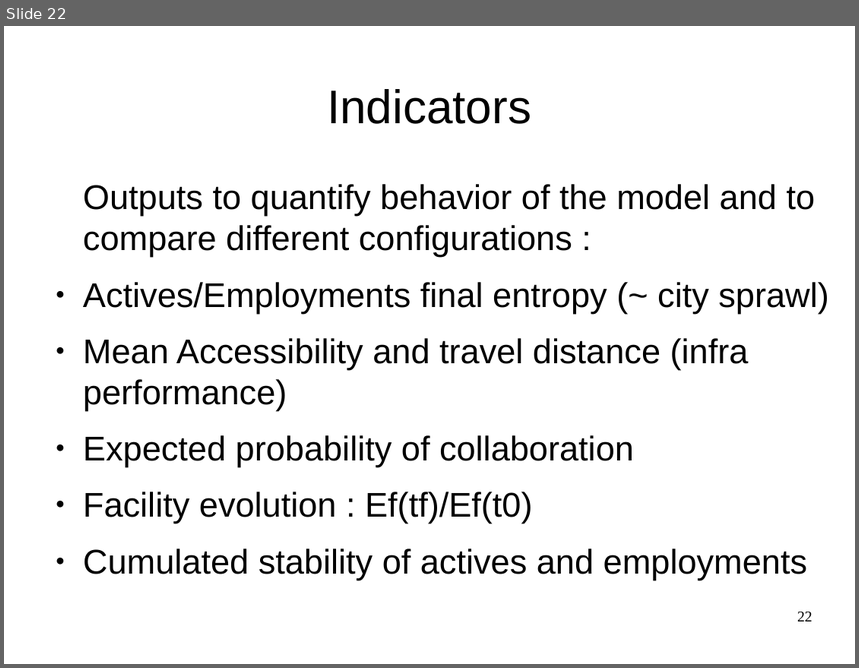
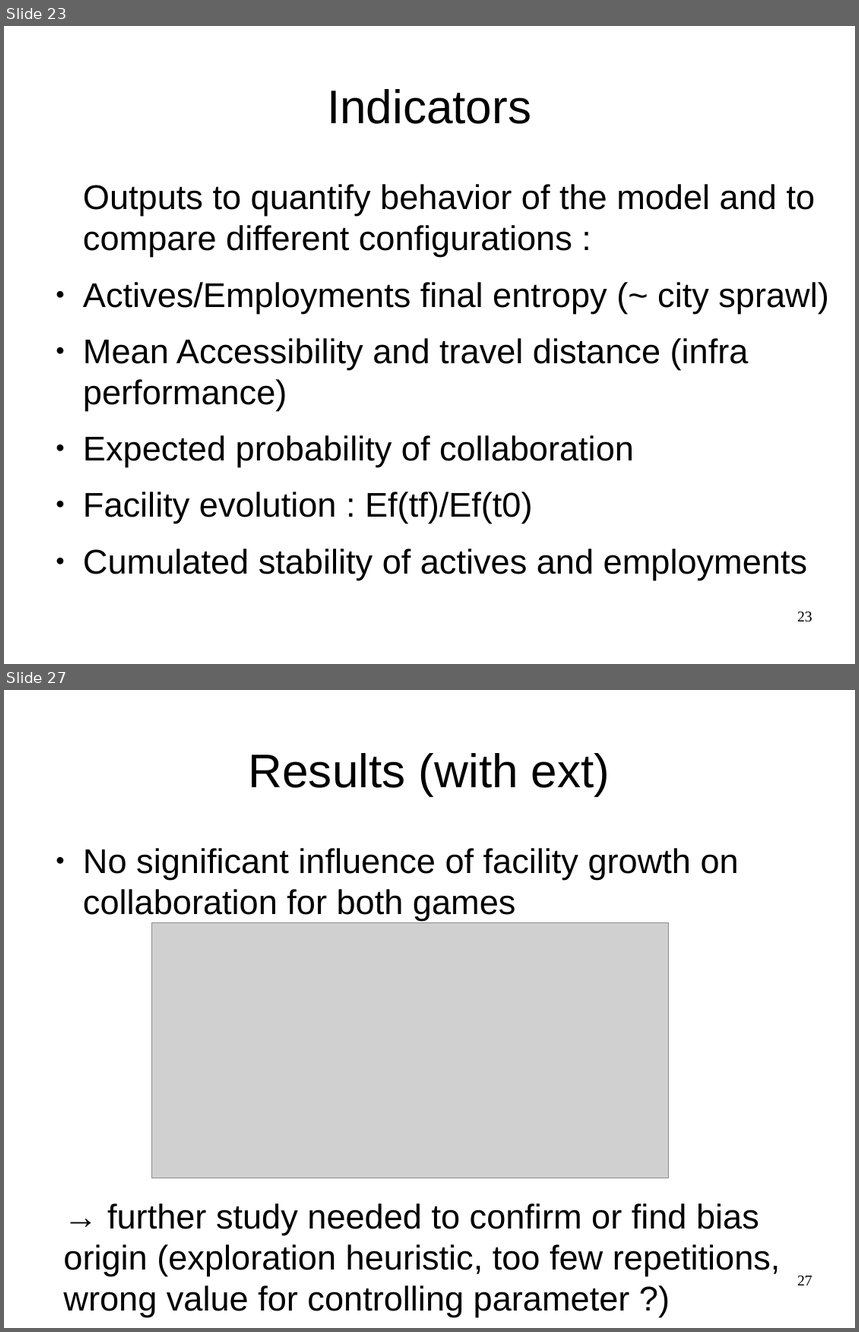
Before and after one commit to JusteRaimbault/CityNetwork, a slide deck: Docs/Communications/ECTQG2015/Metropolsim/LUTECIA-ECTQG-V4.odp. Shown one above the other, each under a label of ours: slide 22 before the commit, slides 23 and 27 after it; the slides between them are not shown. The pictures are 859x668 and 859x1332 pixels, drawn with LibreOffice and Linux fonts; fonts in the diff are those of the drawing; grey boxes stand for pictures. Boxes give left, top, right and bottom in pixels: in the first picture for what was removed or moved away, otherwise in the second. Text is boxed around its words. In the diff, an @@ line names an element or a change of style, - is before the commit and + after.

```diff
--- a/Docs/Communications/ECTQG2015/Metropolsim/LUTECIA-ECTQG-V4.odp
+++ b/Docs/Communications/ECTQG2015/Metropolsim/LUTECIA-ECTQG-V4.odp
@@ slide 27 added at bbox=[4, 690, 855, 1328], background #FFFFFF @@
@@ title added at bbox=[249, 753, 610, 796], 44 pt, text #000000 @@
+Results (with ext)
@@ text added at bbox=[83, 848, 739, 921], 32 pt, text #000000 @@
+● No significant influence of facility growth on collaboration for both games
@@ picture added at bbox=[151, 923, 668, 1179] @@
@@ text added at bbox=[63, 1204, 781, 1318], 32 pt, text #000000 @@
+→ further study needed to confirm or find bias origin (exploration heuristic, too few repetitions, wrong value for controlling parameter ?)
@@ page number added at bbox=[797, 1276, 813, 1286], 14 pt, text #000000 @@
+27
@@ what was slide 22 is now slide 23 @@
@@ page number at bbox=[797, 612, 813, 623]: text changed @@
-22
+23
```
Also in this commit, not shown: 5 slides changed, 9 other slides added, 7 slides removed, 23 other files.
